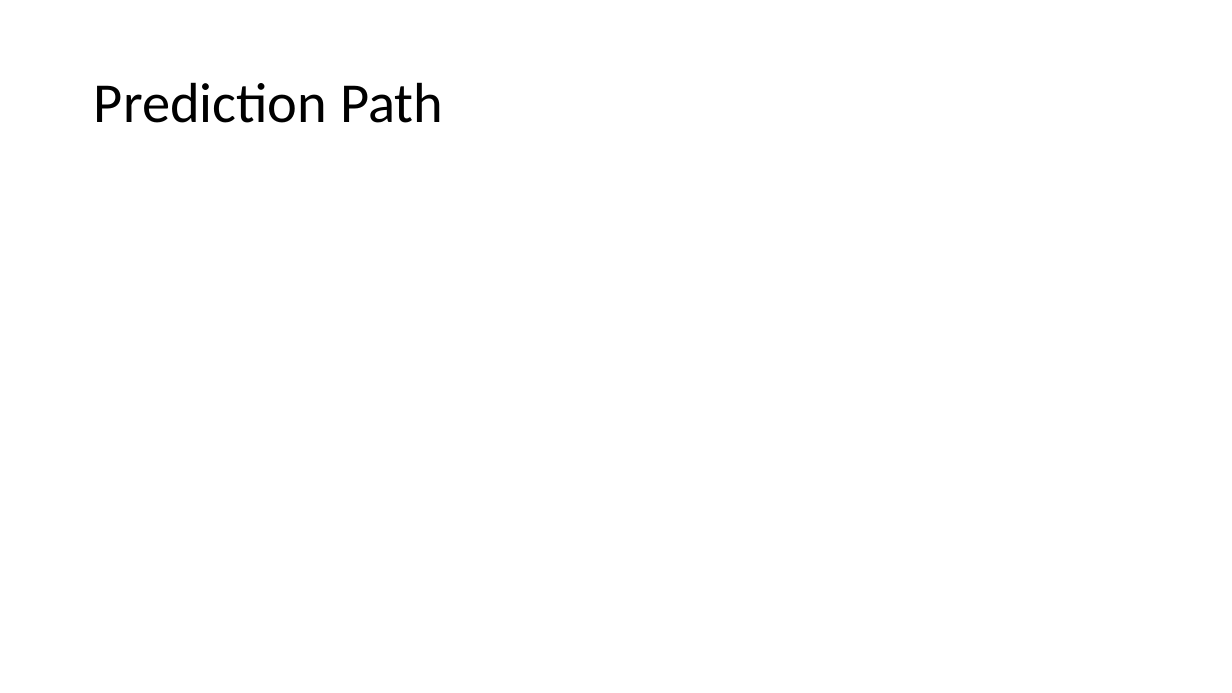
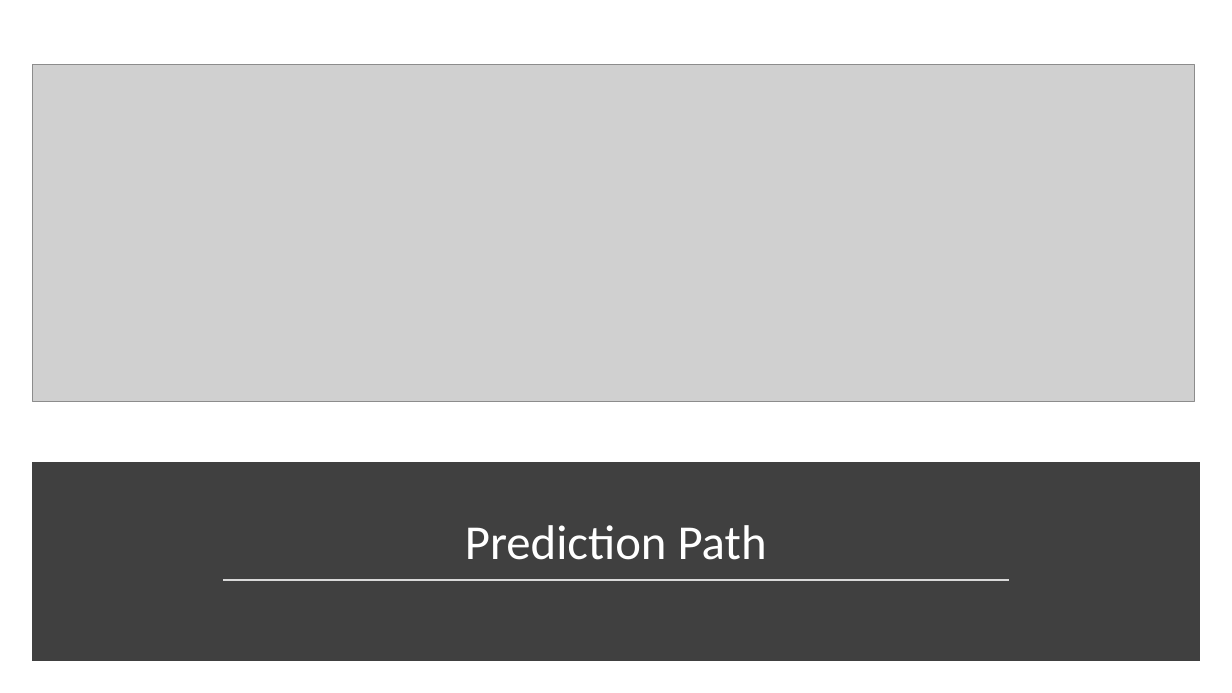
Before and after one commit to shank121991/winthesislocation, a slide deck: slide 15 of Writings/Final.pptx (slide 13 before the commit). Drawn at 1232x693 pixels with LibreOffice and Linux fonts; fonts in the diff are those of the drawing; grey boxes stand for pictures. Boxes give left, top, right and bottom in pixels: in the first picture for what was removed or moved away, otherwise in the second. Text is boxed around its words. In the diff, an @@ line names an element or a change of style, - is before the commit and + after.

```diff
--- a/Writings/Final.pptx
+++ b/Writings/Final.pptx
@@ picture added at (x1=32, y1=65, x2=1194, y2=402) @@
@@ rectangle added at (x1=38, y1=469, x2=1194, y2=655), fill #404040, outline #404040 10 pt @@
@@ title "Prediction Path" resized from (x1=94, y1=82, x2=443, y2=123) to (x1=54, y1=481, x2=1179, y2=575) @@
@@ title "Prediction Path" at (x1=54, y1=481, x2=1179, y2=575): size 44 to 38 pt, text colour #000000 to #FFFFFF; alignment left to centre; vertical alignment middle to bottom @@
@@ line added from (224, 580) to (1009, 580), #D9D9D9 1.75 pt @@
```
Also in this commit, not shown: 6 other slides changed, 2 slides added, 2 other files.
